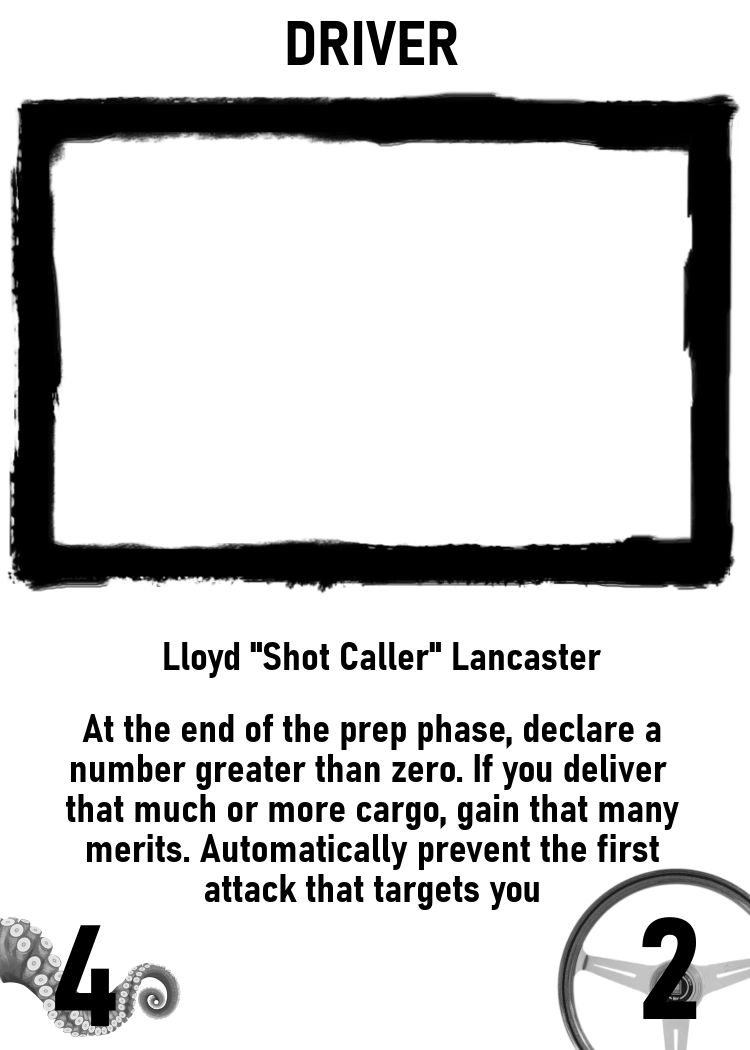
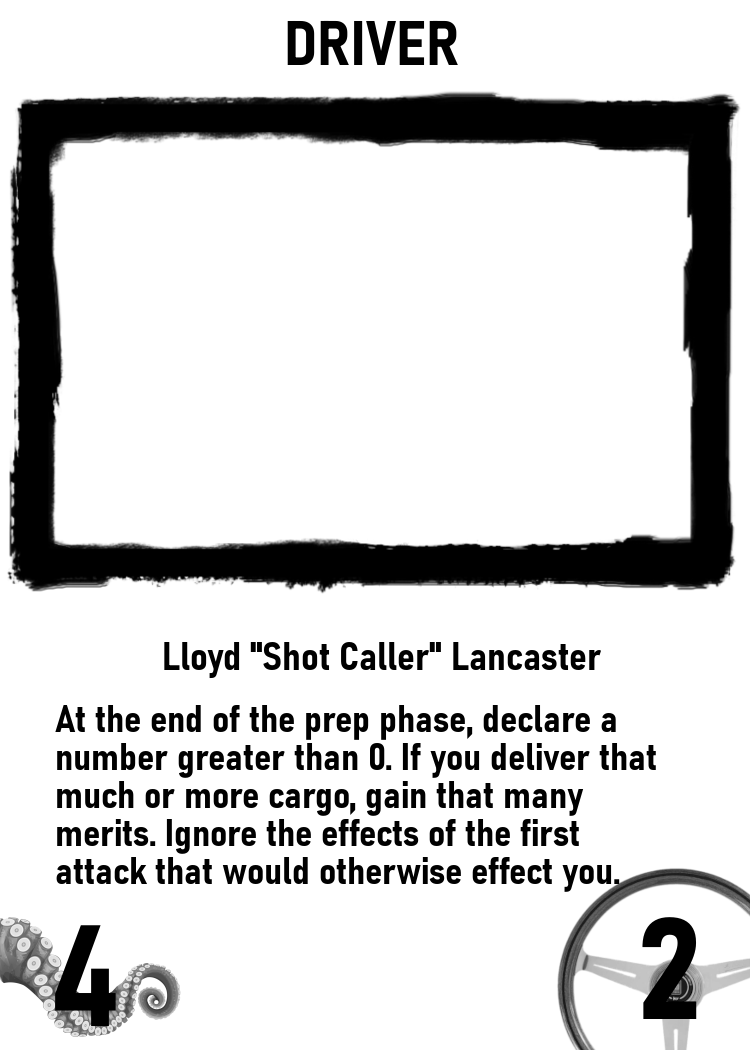
Layer changes from the first 750 × 1050 image to the second:
painted on "At the end of the prep phase, ..." over [55, 705, 679, 911]
